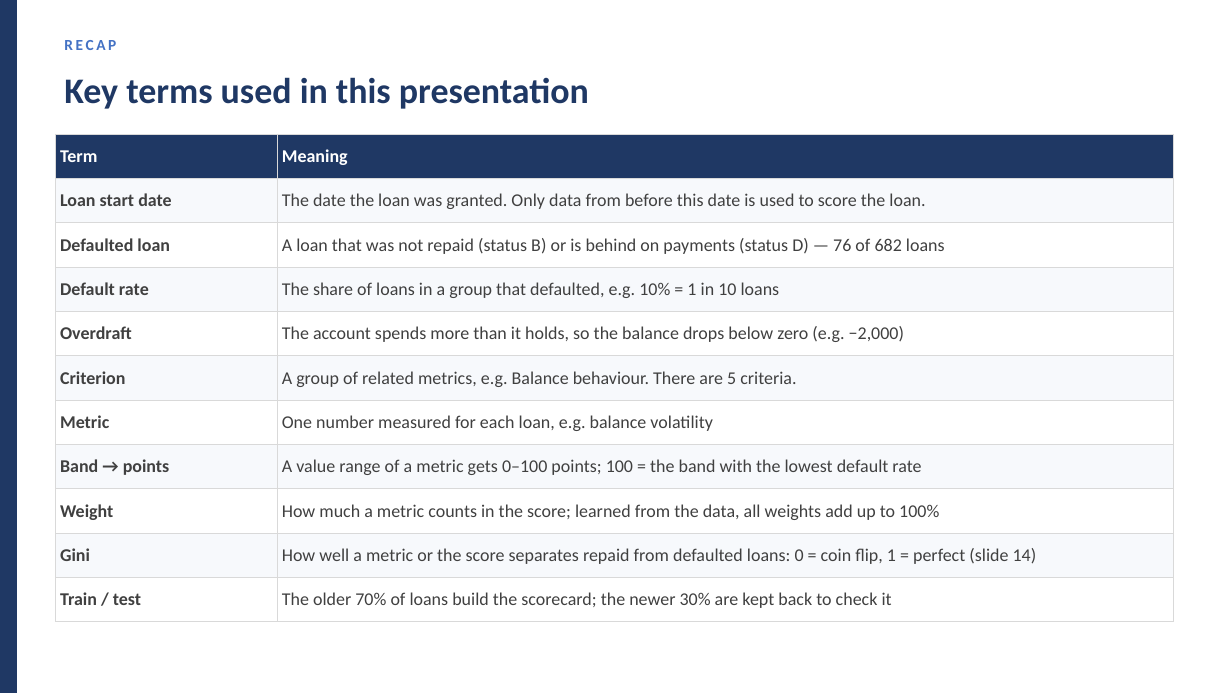
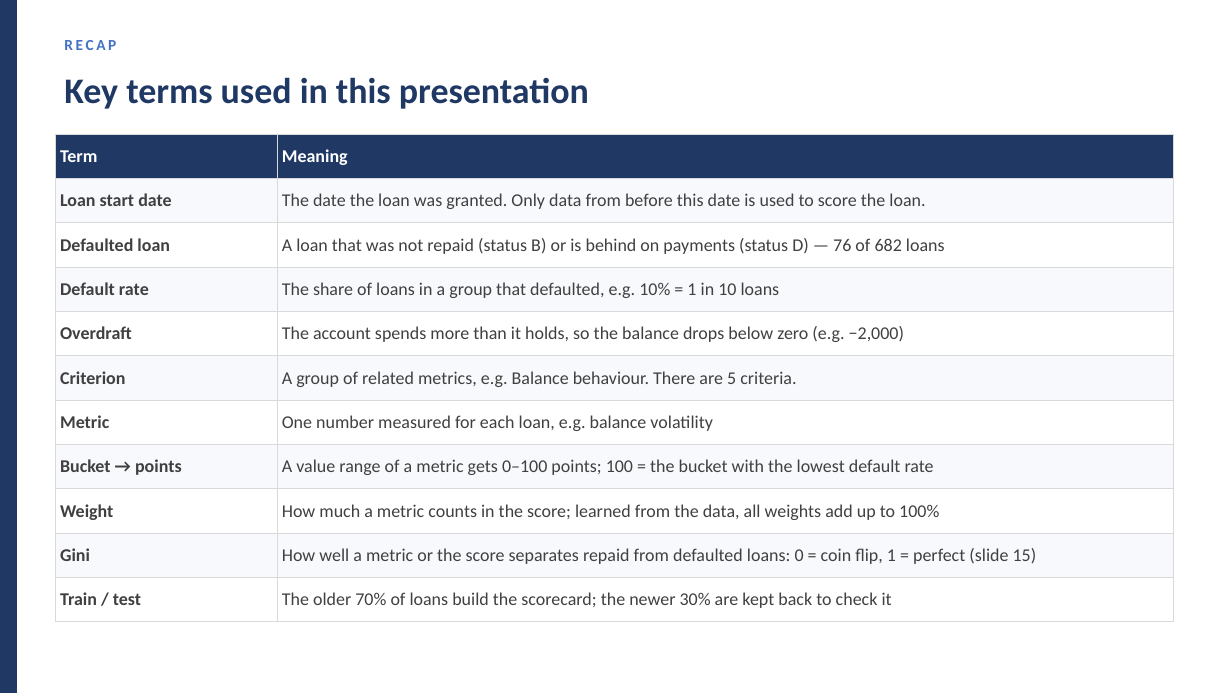
Before and after one commit to huotrithy/da-assignment-risk-scoring, a slide deck: slide 6 of docs/Final_Presentation.pptx. Drawn at 1232x693 pixels with LibreOffice and Linux fonts; fonts in the diff are those of the drawing. Boxes give left, top, right and bottom in pixels: in the first picture for what was removed or moved away, otherwise in the second. Text is boxed around its words. In the diff, an @@ line names an element or a change of style, - is before the commit and + after.

```diff
--- a/docs/Final_Presentation.pptx
+++ b/docs/Final_Presentation.pptx
@@ table at box(55, 134, 1174, 612) @@
-row 8, column 1: Band → points
+row 8, column 1: Bucket → points
-row 8, column 2: A value range of a metric gets 0–100 points; 100 = the band with the lowest default rate
+row 8, column 2: A value range of a metric gets 0–100 points; 100 = the bucket with the lowest default rate
-row 10, column 2: How well a metric or the score separates repaid from defaulted loans: 0 = coin flip, 1 = perfect (slide 14)
+row 10, column 2: How well a metric or the score separates repaid from defaulted loans: 0 = coin flip, 1 = perfect (slide 15)
```
Also in this commit, not shown: 25 other slides changed, 1 slide added, 34 other files.
